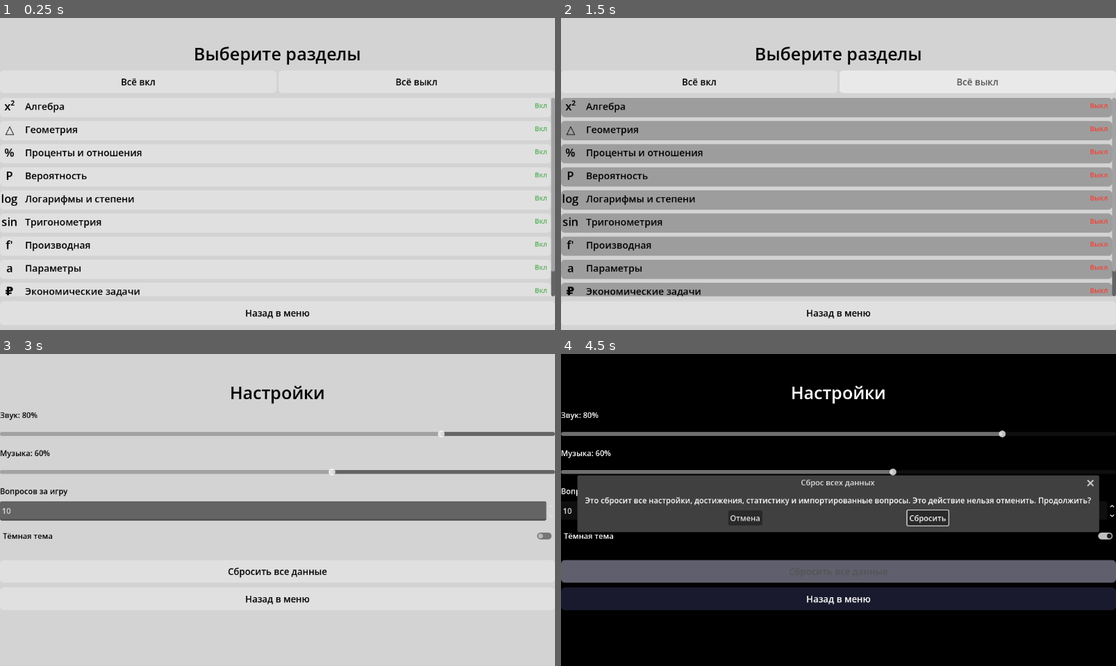
Above: before the commit, frames 1-4 (two rows, left to right).
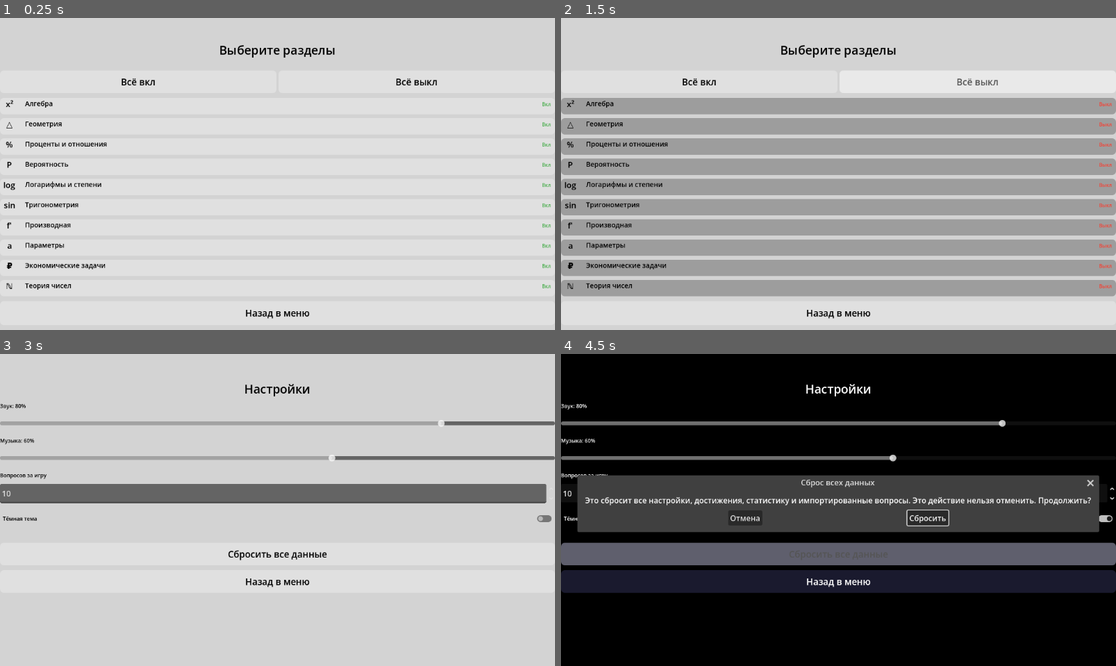
Above: after the commit, the same moments.

Repository: dukeBehemoth/thesisMathGame
Game: Godot game, scene res://Scenes/theme_selection.tscn
Same seed, same stepped clock (60 frames per second), same inputs: the game is played once before the commit and once after it. This scene is started directly instead of the project's main scene.
Inputs:
- Up to frame 1 (0.25 s): no input
- Up to frame 2 (1.5 s): click "Всё вкл" at 0.5 s; click "Всё выкл" at 1.25 s
- Up to frame 3 (3 s): click "Назад в меню" at 2 s; click "Настройки" at 2.75 s
- Up to frame 4 (4.5 s): click "Тёмная тема" at 3.5 s; click "Сбросить все данные" at 4.25 s

The runs differ from the first frame. In frame 1, 4.1% of the frame differs, in the area x 0-100%, y 8-90%; in frame 2, 20%; in frame 3, 18%; in frame 4, 23%, in the area x 0-100%, y 9-83%.

Commit message:
feat: scale all fonts proportional to screen height (ref 900px) on all screens

Diff:
--- a/Scripts/UI/achievements.gd
+++ b/Scripts/UI/achievements.gd
@@ -4,6 +4,8 @@
 @onready var back_button: Button = %BackButton
 @onready var title_label: Label = %TitleLabel
 @onready var notch_spacer: Control = %NotchSpacer
+
+var _font_scale: float = 1.0
 
 func _ready():
 	back_button.pressed.connect(_on_back_pressed)
@@ -28,7 +30,7 @@
 	var panel = PanelContainer.new()
 	panel.size_flags_horizontal = Control.SIZE_EXPAND | Control.SIZE_FILL
 	panel.size_flags_vertical = Control.SIZE_EXPAND | Control.SIZE_FILL
-	panel.custom_minimum_size = Vector2(200, 90)
+	panel.custom_minimum_size = Vector2(200, 90 * _font_scale)
 
 	var style = StyleBoxFlat.new()
 	style.bg_color = ThemeManager.get_button_color()
@@ -53,7 +55,7 @@
 	icon_label.horizontal_alignment = HORIZONTAL_ALIGNMENT_CENTER
 	icon_label.vertical_alignment = VERTICAL_ALIGNMENT_CENTER
 	icon_label.size_flags_horizontal = Control.SIZE_EXPAND | Control.SIZE_FILL
-	icon_label.add_theme_font_size_override("font_size", 16)
+	icon_label.add_theme_font_size_override("font_size", floor(16 * _font_scale))
 	icon_label.add_theme_color_override("font_color", ThemeManager.get_text_color() if ach.unlocked else Color.GRAY)
 	vbox.add_child(icon_label)
 
@@ -62,7 +64,7 @@
 	desc_label.horizontal_alignment = HORIZONTAL_ALIGNMENT_CENTER
 	desc_label.vertical_alignment = VERTICAL_ALIGNMENT_CENTER
 	desc_label.size_flags_horizontal = Control.SIZE_EXPAND | Control.SIZE_FILL
-	desc_label.add_theme_font_size_override("font_size", 13)
+	desc_label.add_theme_font_size_override("font_size", floor(13 * _font_scale))
 	desc_label.autowrap_mode = TextServer.AUTOWRAP_WORD
 	desc_label.add_theme_color_override("font_color", ThemeManager.get_text_color() if ach.unlocked else Color.GRAY)
 	vbox.add_child(desc_label)
@@ -73,7 +75,7 @@
 		unlock_label.horizontal_alignment = HORIZONTAL_ALIGNMENT_CENTER
 		unlock_label.vertical_alignment = VERTICAL_ALIGNMENT_CENTER
 		unlock_label.size_flags_horizontal = Control.SIZE_EXPAND | Control.SIZE_FILL
-		unlock_label.add_theme_font_size_override("font_size", 13)
+		unlock_label.add_theme_font_size_override("font_size", floor(13 * _font_scale))
 		unlock_label.add_theme_color_override("font_color", Color("#4caf50"))
 		vbox.add_child(unlock_label)
 	else:
@@ -82,7 +84,7 @@
 		lock_label.horizontal_alignment = HORIZONTAL_ALIGNMENT_CENTER
 		lock_label.vertical_alignment = VERTICAL_ALIGNMENT_CENTER
 		lock_label.size_flags_horizontal = Control.SIZE_EXPAND | Control.SIZE_FILL
-		lock_label.add_theme_font_size_override("font_size", 13)
+		lock_label.add_theme_font_size_override("font_size", floor(13 * _font_scale))
 		lock_label.add_theme_color_override("font_color", Color("#757575"))
 		vbox.add_child(lock_label)
 
@@ -90,12 +92,16 @@
 
 func _fit_ui():
 	var h = get_viewport().get_visible_rect().size.y
+	_font_scale = h / 900.0
 	notch_spacer.custom_minimum_size.y = max(h * 0.07, 30)
 
 	var btn_h = clamp(h * 0.07, 36, 72)
 	var font_sz = max(floor(btn_h * 0.42), 14)
 	back_button.custom_minimum_size.y = btn_h
 	back_button.add_theme_font_size_override("font_size", font_sz)
+
+	title_label.add_theme_font_size_override("font_size", floor(36 * _font_scale))
+	_populate_achievements()
 
 func _on_back_pressed():
 	get_tree().change_scene_to_file("res://Scenes/main_menu.tscn")
--- a/Scripts/UI/settings.gd
+++ b/Scripts/UI/settings.gd
@@ -40,6 +40,7 @@
 
 func _fit_ui():
 	var h = get_viewport().get_visible_rect().size.y
+	var scale = h / 900.0
 	notch_spacer.custom_minimum_size.y = max(h * 0.07, 30)
 
 	var btn_h = clamp(h * 0.07, 36, 72)
@@ -48,6 +49,11 @@
 	for btn in [reset_button, back_button]:
 		btn.custom_minimum_size.y = btn_h
 		btn.add_theme_font_size_override("font_size", font_sz)
+
+	title_label.add_theme_font_size_override("font_size", floor(36 * scale))
+	for lbl in [sound_label, music_label, questions_label]:
+		lbl.add_theme_font_size_override("font_size", floor(16 * scale))
+	dark_mode_check.add_theme_font_size_override("font_size", floor(16 * scale))
 
 func _on_sound_changed(value: float):
 	SettingsManager.set_sound_volume(value / 100.0)
--- a/Scripts/UI/stats.gd
+++ b/Scripts/UI/stats.gd
@@ -106,13 +106,17 @@
 
 func _fit_ui():
 	var h = get_viewport().get_visible_rect().size.y
+	var scale = h / 900.0
 	notch_spacer.custom_minimum_size.y = max(h * 0.07, 30)
 
 	var btn_h = clamp(h * 0.07, 36, 72)
 	var font_sz = max(floor(btn_h * 0.42), 14)
-
 	back_button.custom_minimum_size.y = btn_h
 	back_button.add_theme_font_size_override("font_size", font_sz)
+
+	title_label.add_theme_font_size_override("font_size", floor(36 * scale))
+	for lbl in stat_labels + section_stat_labels:
+		lbl.add_theme_font_size_override("font_size", floor(20 * scale))
 
 func _on_back_pressed():
 	get_tree().change_scene_to_file("res://Scenes/main_menu.tscn")
--- a/Scripts/UI/task_screen.gd
+++ b/Scripts/UI/task_screen.gd
@@ -27,6 +27,7 @@
 
 func _fit_ui():
 	var h = get_viewport().get_visible_rect().size.y
+	var scale = h / 900.0
 	var safe_top = max(h * 0.07, 30)
 
 	$TopBar.offset_top = safe_top
@@ -37,6 +38,12 @@
 	_btn_font_sz = max(floor(_btn_h * 0.38), 16)
 	exit_button.custom_minimum_size.y = _btn_h
 	exit_button.add_theme_font_size_override("font_size", _btn_font_sz - 4)
+
+	question_label.add_theme_font_size_override("font_size", floor(22 * scale))
+	equation_label.add_theme_font_size_override("font_size", floor(36 * scale))
+	feedback_label.add_theme_font_size_override("font_size", floor(18 * scale))
+	score_label.add_theme_font_size_override("font_size", floor(20 * scale))
+	progress_label.add_theme_font_size_override("font_size", floor(20 * scale))
 
 func _start_new_game():
 	GameManager.start_game()
--- a/Scripts/UI/theme_selection.gd
+++ b/Scripts/UI/theme_selection.gd
@@ -8,6 +8,8 @@
 @onready var deselect_all_button: Button = %DeselectAllButton
 @onready var title_label: Label = %TitleLabel
 @onready var notch_spacer: Control = %NotchSpacer
+
+var _font_scale: float = 1.0
 
 func _ready():
 	back_button.pressed.connect(_on_back_pressed)
@@ -33,7 +35,7 @@
 	var panel = Panel.new()
 	panel.size_flags_horizontal = Control.SIZE_EXPAND | Control.SIZE_FILL
 	panel.size_flags_vertical = Control.SIZE_EXPAND | Control.SIZE_FILL
-	panel.custom_minimum_size = Vector2(0, 40)
+	panel.custom_minimum_size = Vector2(0, 40 * _font_scale)
 
 	var enabled = SettingsManager.is_section_enabled(sec.id)
 	var bg = ThemeManager.get_button_color()
@@ -56,7 +58,7 @@
 
 	var icon_label = Label.new()
 	icon_label.text = sec.icon
-	icon_label.add_theme_font_size_override("font_size", 24)
+	icon_label.add_theme_font_size_override("font_size", floor(24 * _font_scale))
 	icon_label.custom_minimum_size = Vector2(40, 0)
 	icon_label.vertical_alignment = VERTICAL_ALIGNMENT_CENTER
 	icon_label.horizontal_alignment = HORIZONTAL_ALIGNMENT_CENTER
@@ -65,7 +67,7 @@
 
 	var name_label = Label.new()
 	name_label.text = sec.name
-	name_label.add_theme_font_size_override("font_size", 20)
+	name_label.add_theme_font_size_override("font_size", floor(20 * _font_scale))
 	name_label.add_theme_color_override("font_color", ThemeManager.get_text_color())
 	name_label.size_flags_horizontal = Control.SIZE_EXPAND
 	name_label.vertical_alignment = VERTICAL_ALIGNMENT_CENTER
@@ -73,7 +75,7 @@
 
 	var toggle_label = Label.new()
 	toggle_label.text = "Вкл" if enabled else "Выкл"
-	toggle_label.add_theme_font_size_override("font_size", 14)
+	toggle_label.add_theme_font_size_override("font_size", floor(14 * _font_scale))
 	toggle_label.add_theme_color_override("font_color", Color("#4caf50") if enabled else Color("#f44336"))
 	toggle_label.horizontal_alignment = HORIZONTAL_ALIGNMENT_RIGHT
 	toggle_label.custom_minimum_size = Vector2(48, 0)
@@ -94,6 +96,7 @@
 
 func _fit_ui():
 	var h = get_viewport().get_visible_rect().size.y
+	_font_scale = h / 900.0
 	notch_spacer.custom_minimum_size.y = max(h * 0.07, 30)
 
 	var btn_h = clamp(h * 0.07, 36, 72)
@@ -102,6 +105,9 @@
 	for btn in [back_button, select_all_button, deselect_all_button]:
 		btn.custom_minimum_size.y = btn_h
 		btn.add_theme_font_size_override("font_size", font_sz)
+
+	title_label.add_theme_font_size_override("font_size", floor(36 * _font_scale))
+	_populate_sections()
 
 func _on_select_all():
 	SettingsManager.set_all_sections(true)
Binary file added: Screenshot_2026.05.22_19.28.59.510.png
Not shown, added: logic.txt
Not shown, added: save.txt
Not shown, added: mathquiz.apk
Not shown, added: mathquiz.apk.idsig
